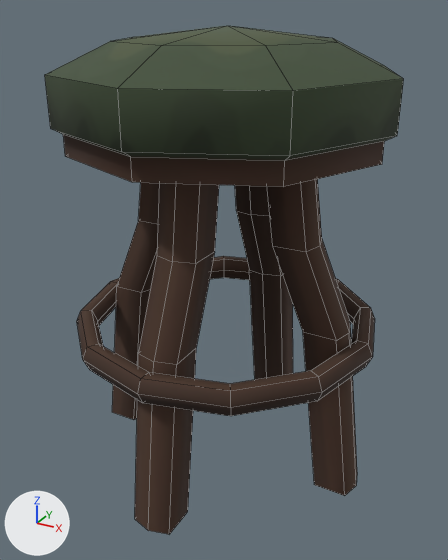
The FBX model 박지언(아트)/Background/chair/4/chair4.FBX as it was, and as the next commit left it.
Before and after are seen from a camera (50 mm lens) standing at (0.658, 0.973, 10.81) and looking at (0.324, 1.581, 10.506). The axes (+X, +Y, +Z) are drawn at lower left. The lights are the same throughout. Mesh edges are drawn as thin lines. Where no turn or scale is listed for an object, it has been applied to the vertices.

Names of what the first picture shows: 'chair4'.
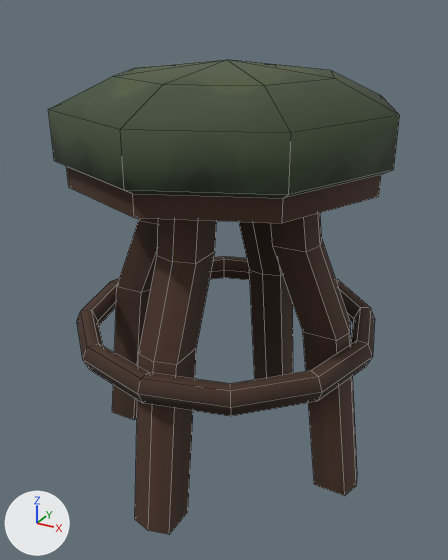
The newer file is also turned or shifted as a whole; pictures and numbers use the older file's frame.

Location of each change, [x1, y1, x2, y2] in pixels of the pictures (448 x 560 px; the box of a moved part takes in the faces that stretch with it):
'chair4', reshaped, shading changed (7% shorter): before [45, 26, 404, 534]; after [48, 60, 400, 534]
part 1 of me_mesh, moved or reshaped: before [45, 26, 404, 187]; after [48, 60, 400, 223]
part 2 of me_mesh, shading changed: [77, 213, 375, 534] in both

What the commit changed:
me_mesh is used by ob_chair4; location (0.322, 1.59, 10.259).
me_mesh had 218 vertices, 208 faces and spanned x -0.189..0.189, y -0.189..0.189, z 0.0..0.533.
me_mesh now has 218 vertices, 208 faces and spans x -0.189..0.189, y -0.189..0.189, z 0.0..0.5.
me_mesh part 1: the loose piece of 50 vertices spanning x -0.189..0.189, y -0.189..0.189, z 0.407..0.533 is moved by (0.0, 0.0, -0.034).
me_mesh part 2: edges marked sharp go from 52 to 116.
